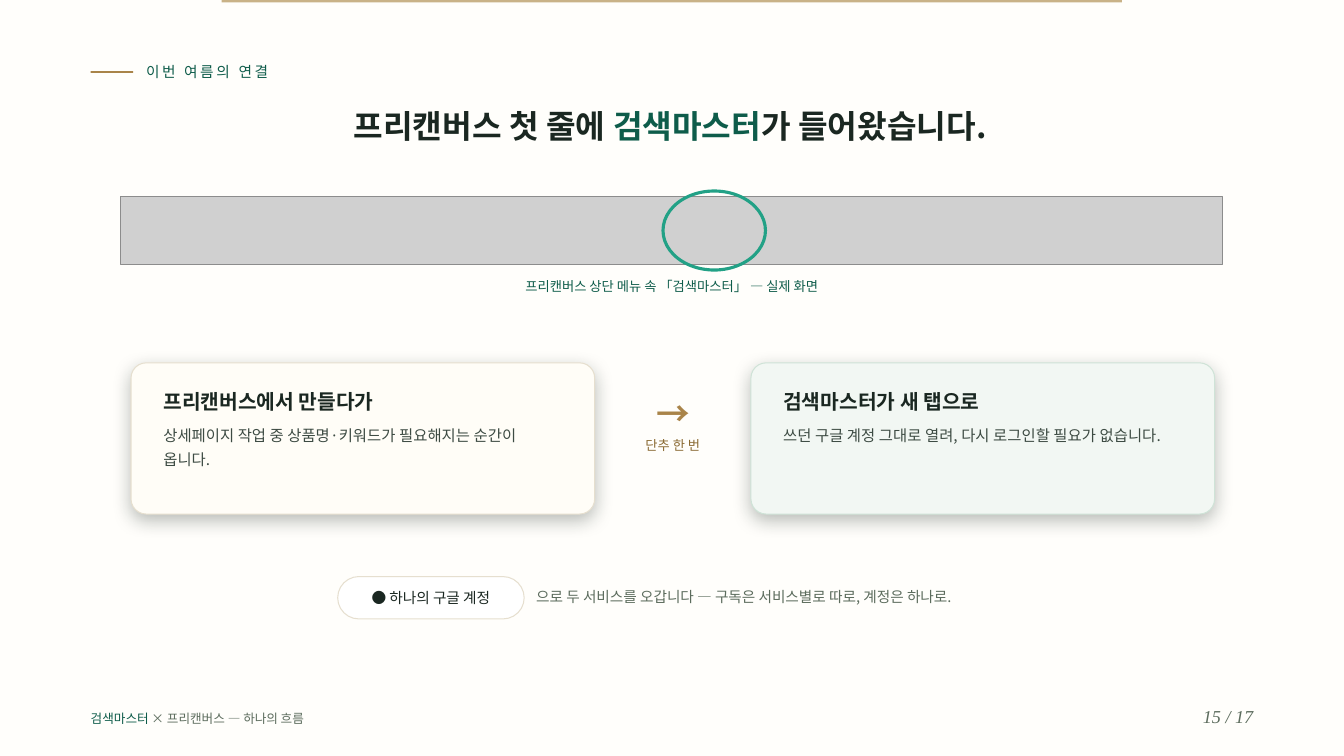
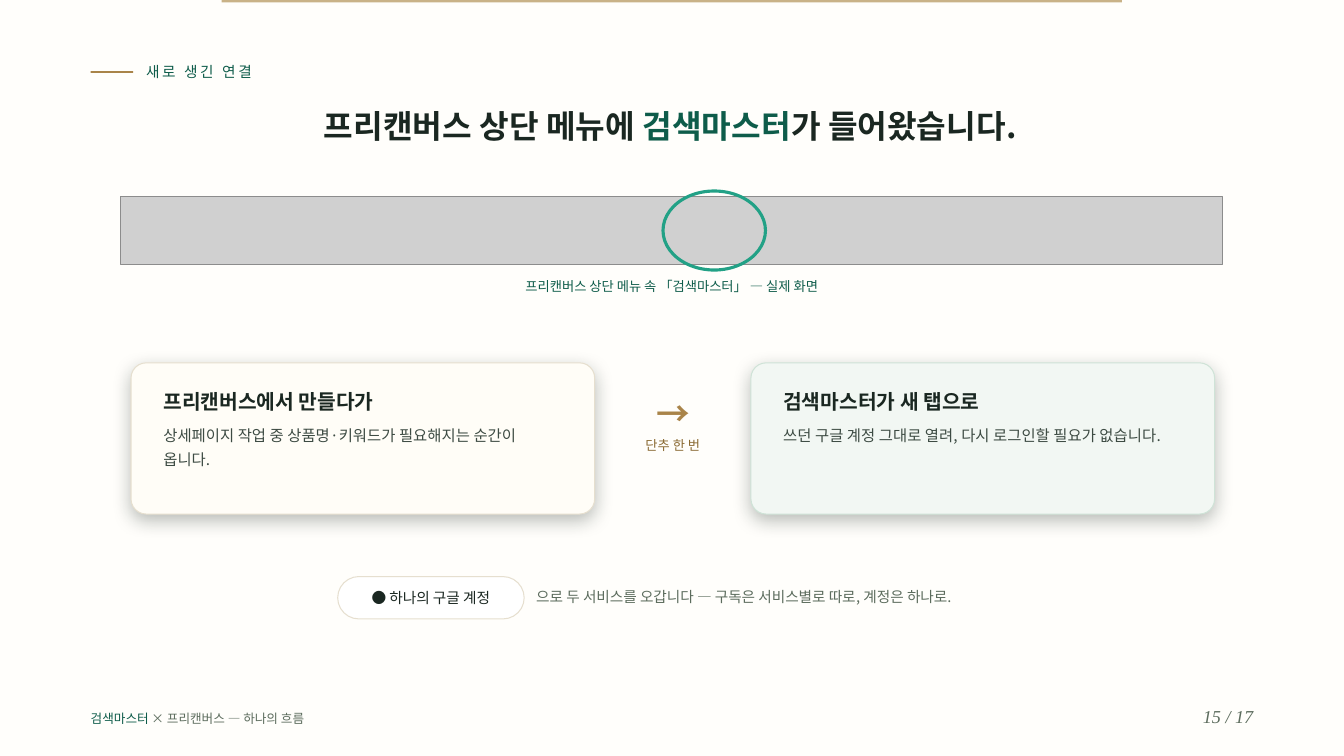
Before and after one commit to ramiteacher/searchmaster-x-freecanvas, a slide deck: slide 15 of slides.pptx. Drawn at 1344x756 pixels with LibreOffice and Linux fonts; fonts in the diff are those of the drawing; grey boxes stand for pictures. Boxes give left, top, right and bottom in pixels: in the first picture for what was removed or moved away, otherwise in the second. Text is boxed around its words. In the diff, an @@ line names an element or a change of style, - is before the commit and + after.

Commit message:
문구 정리: 열걸음·유월·여름 업데이트 류 표현 제거, 단계 표기 통일

```diff
--- a/slides.pptx
+++ b/slides.pptx
@@ text at bbox=[146, 65, 252, 78]: text changed @@
-이번 여름의 연결
+새로 생긴 연결
@@ text at bbox=[324, 111, 1017, 141]: text changed @@
-프리캔버스 첫 줄에 검색마스터가 들어왔습니다.
+프리캔버스 상단 메뉴에 검색마스터가 들어왔습니다.
```
Also in this commit, not shown: 8 other slides changed, 1 other file.
